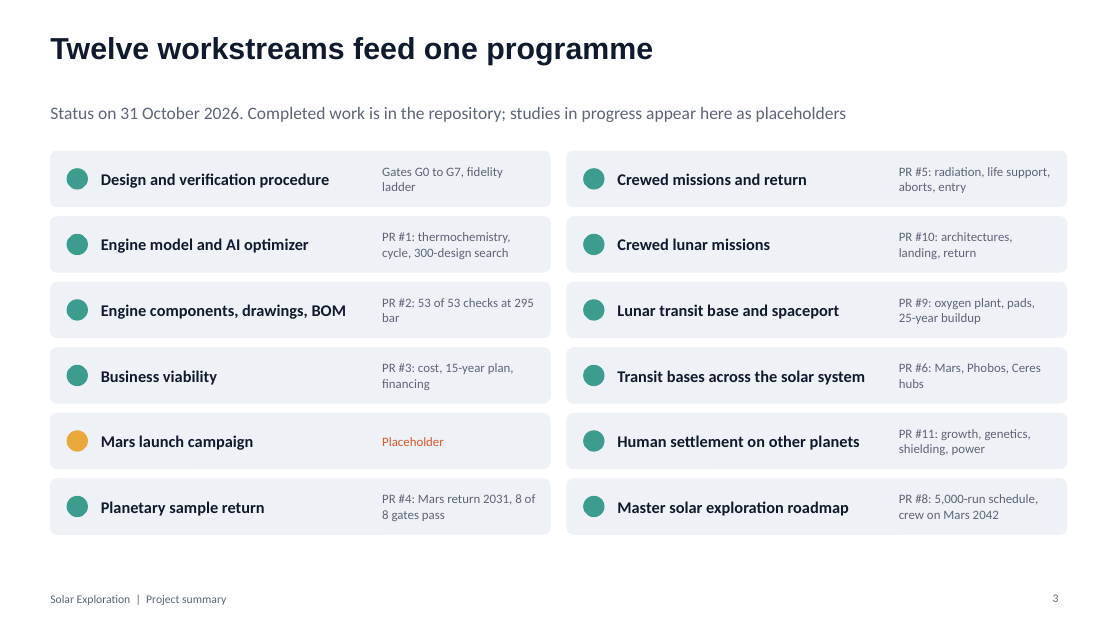
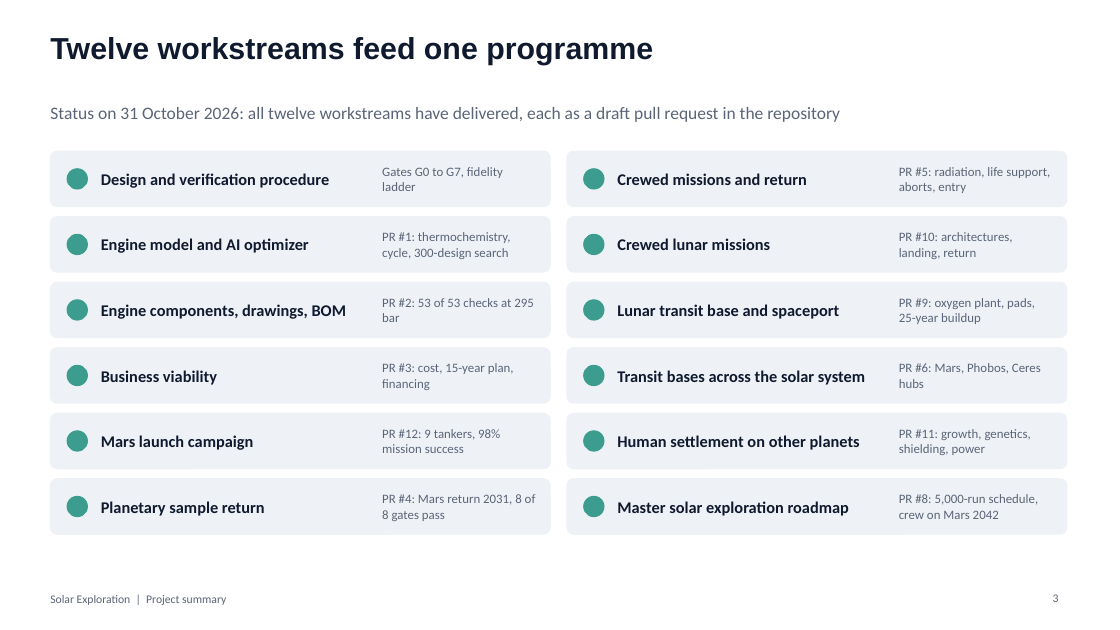
Before and after one commit to Skymeapple/solar-exploration, a slide deck: slide 3 of presentation/Solar_Exploration_Project_Summary.pptx. Drawn at 1120x630 pixels with LibreOffice and Linux fonts; fonts in the diff are those of the drawing. Boxes give left, top, right and bottom in pixels: in the first picture for what was removed or moved away, otherwise in the second. Text is boxed around its words. In the diff, an @@ line names an element or a change of style, - is before the commit and + after.

```diff
--- a/presentation/Solar_Exploration_Project_Summary.pptx
+++ b/presentation/Solar_Exploration_Project_Summary.pptx
@@ text at box(50, 107, 840, 122): text changed @@
-Status on 31 October 2026. Completed work is in the repository; studies in progress appear here as placeholders
+Status on 31 October 2026: all twelve workstreams have delivered, each as a draft pull request in the repository
@@ ellipse at box(67, 431, 87, 451): fill #E9A93A to #3C9D8F; outline #E9A93A 1 pt to #3C9D8F 1 pt @@
@@ text at box(382, 429, 500, 453): text changed; text colour #D9572B to #5B6577 @@
-Placeholder
+PR #12: 9 tankers, 98% mission success
```
Also in this commit, not shown: 18 other slides changed, 2 slides added, 1 other file.
